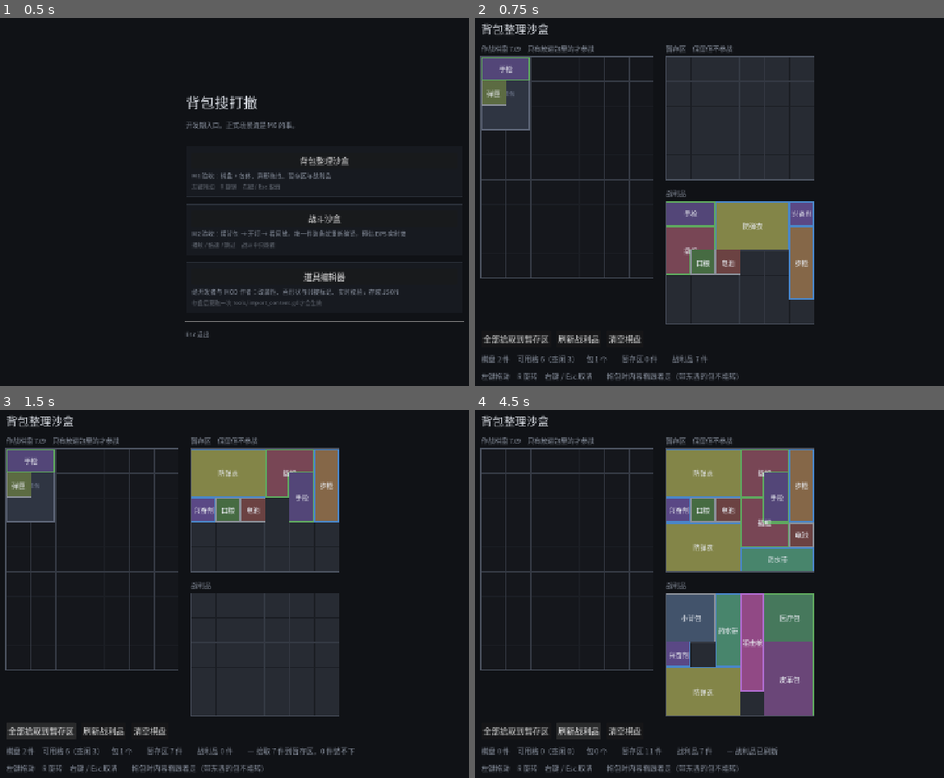
Above: before the commit, frames 1-4 (two rows, left to right).
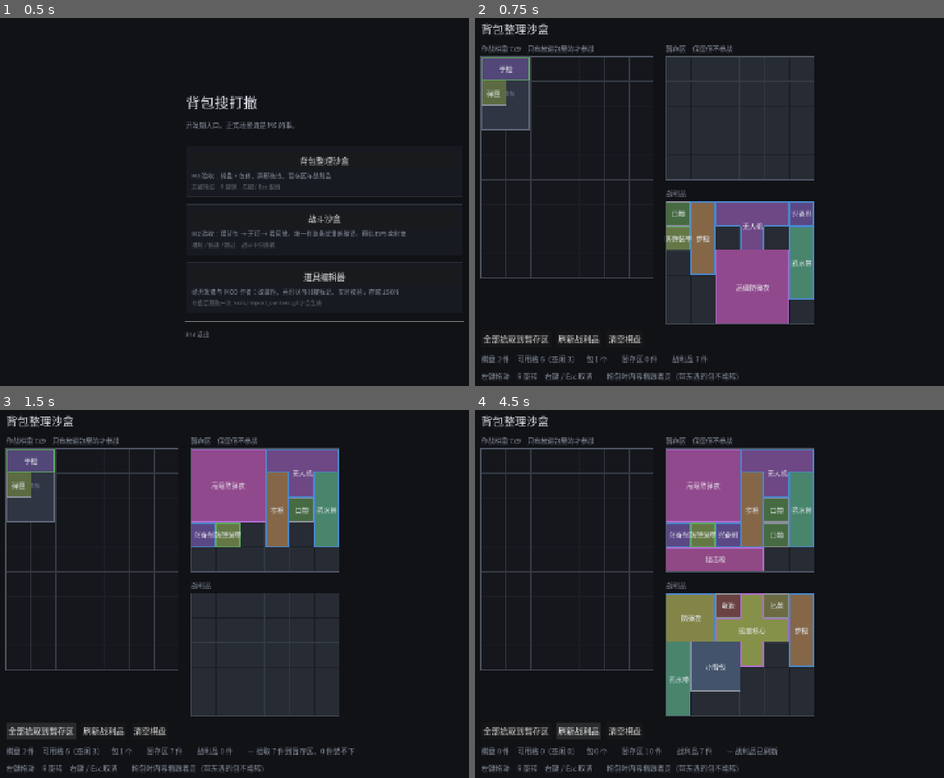
Above: after the commit, the same moments.

Repository: oZlUche/packsoudc
Game: Godot game, scene res://ui/launcher.tscn
Two runs of this game, one before a commit and one after it. Both use one fixed random seed, a clock stepped at 60 frames per second and the inputs below.
Inputs:
- Up to frame 1 (0.5 s): no input
- Up to frame 2 (0.75 s): click "背包整理沙盒" at 0.5 s
- Up to frame 3 (1.5 s): click "全部拾取到暂存区" at 1.25 s
- Up to frame 4 (4.5 s): click "刷新战利品" at 2 s; click "清空棋盘" at 2.75 s; click "全部拾取到暂存区" at 3.5 s; click "刷新战利品" at 4.25 s

Frame 1 is identical in both runs. In frame 2, 8.1% of the frame differs, in the area x 40-72%, y 49-84%; in frame 3, 7.5%; in frame 4, 20%, in the area x 37-73%, y 10-94%.

Commit message:
chore(data): 删除 data/shapes，给 bootstrap 脚本上锁，并入库内容改动
## 删 data/shapes

导入器产出的资产把形状内嵌在物品里，那个目录已经没人读了（确认过：
代码里只剩被取代的 gen_sample_items 还在写它）。17 个文件。

## 给两个 bootstrap 脚本上锁

gen_sample_items 与 gen_sample_combat 按代码里写死的表重写资产。内容管线
落地之后它们成了危险品：跑一下会把编辑器里配的东西整个冲掉，而且不声不响。

现在作者数据目录一旦有内容就拒绝运行，并说清正常流程是什么。真要重新
bootstrap，先清空 data/authoring/items（那才是内容的正本）。

gen_sample_items 也不再写 data/shapes，形状直接内嵌，与导入器产出一致。

## 编辑器测试改成只断言机制

原先写死「弹匣有两个增益格」，而 mag.json 被改成一个之后测试就红了。
这些用例跑在真实作者数据上，而那些数据是作者（包括 MOD 作者）随时会改的
—— 写死内容值意味着别人调个数就红一次，红得毫无信息量，最后只会被无视。

改为断言不变式：画板读到的与定义一致、画板上加的格子能回写、每件资产在
编辑器里都校验得过。顺带加了一条「画板改动回写」的正向用例。

这是同一个毛病的第二次（上一次是 test_item_assets 写死 17 件）。

## 内容改动入库

armor（去掉 max_hp 20）、mag（增益格改为只有上方一格）、新增 armor_plate
与 high_tier_armor，以及对应的 .tres。

978 项断言 / 15 个套件全绿。

Co-Authored-By: Claude Opus 5 <noreply@anthropic.com>

Diff:
--- a/data/authoring/items/armor.json
+++ b/data/authoring/items/armor.json
@@ -2,8 +2,8 @@
   "id": "armor",
   "display_name": "防弹衣",
   "shape": [
-    "111",
-    "111"
+    "11",
+    "11"
   ],
   "rarity": 2,
   "tags": [
@@ -11,8 +11,7 @@
   ],
   "combat": {
     "base_stats": {
-      "armor": 5.0,
-      "max_hp": 20.0
+      "armor": 5.0
     }
   }
 }
--- /dev/null
+++ b/data/authoring/items/armor_plate.json
@@ -0,0 +1,28 @@
+{
+  "id": "armor_plate",
+  "display_name": "防弹装甲",
+  "shape": [
+    "1"
+  ],
+  "rarity": 1,
+  "tags": [
+    "gear_plug"
+  ],
+  "adjacency": {
+    "grant_cells": [
+      [
+        0,
+        -1
+      ]
+    ],
+    "grant_filter": [
+      "gear"
+    ],
+    "grant_mods": [
+      {
+        "stat": "armor",
+        "flat": 1.0
+      }
+    ]
+  }
+}
--- /dev/null
+++ b/data/authoring/items/high_tier_armor.json
@@ -0,0 +1,18 @@
+{
+  "id": "high_tier_armor",
+  "display_name": "高级防弹衣",
+  "shape": [
+    "111",
+    "111",
+    "111"
+  ],
+  "rarity": 3,
+  "tags": [
+    "gear"
+  ],
+  "combat": {
+    "base_stats": {
+      "armor": 10.0
+    }
+  }
+}
--- a/data/authoring/items/mag.json
+++ b/data/authoring/items/mag.json
@@ -12,10 +12,6 @@
       [
         0,
         -1
-      ],
-      [
-        0,
-        1
       ]
     ],
     "grant_filter": [
--- a/data/items/armor.tres
+++ b/data/items/armor.tres
@@ -10,13 +10,12 @@
 [sub_resource type="Resource" id="Resource_11q3f"]
 script = ExtResource("3_xey43")
 base_stats = {
-"armor": 5.0,
-"max_hp": 20.0
+"armor": 5.0
 }
 
 [sub_resource type="Resource" id="Resource_pson6"]
 script = ExtResource("6_7c48c")
-cells = Array[Vector2i]([Vector2i(0, 0), Vector2i(1, 0), Vector2i(2, 0), Vector2i(0, 1), Vector2i(1, 1), Vector2i(2, 1)])
+cells = Array[Vector2i]([Vector2i(0, 0), Vector2i(1, 0), Vector2i(0, 1), Vector2i(1, 1)])
 
 [resource]
 script = ExtResource("5_1nnqv")
--- /dev/null
+++ b/data/items/armor_plate.tres
@@ -0,0 +1,30 @@
+[gd_resource type="Resource" script_class="ItemDef" format=3]
+
+[ext_resource type="Script" path="res://core/battle/stat_modifier.gd" id="1_8qsxs"]
+[ext_resource type="Script" path="res://core/battle/adjacency_profile.gd" id="2_xpbid"]
+[ext_resource type="Script" path="res://core/effects/effect.gd" id="3_ql0l1"]
+[ext_resource type="Script" path="res://core/inventory/item_def.gd" id="4_sc273"]
+[ext_resource type="Script" path="res://core/inventory/item_shape.gd" id="5_42m0y"]
+
+[sub_resource type="Resource" id="Resource_lu2is"]
+script = ExtResource("1_8qsxs")
+stat = &"armor"
+flat = 1.0
+
+[sub_resource type="Resource" id="Resource_fwolk"]
+script = ExtResource("2_xpbid")
+grant_cells = Array[Vector2i]([Vector2i(0, -1)])
+grant_filter = Array[StringName]([&"gear"])
+grant_mods = Array[ExtResource("1_8qsxs")]([SubResource("Resource_lu2is")])
+
+[sub_resource type="Resource" id="Resource_f6yif"]
+script = ExtResource("5_42m0y")
+
+[resource]
+script = ExtResource("4_sc273")
+id = &"armor_plate"
+display_name = "防弹装甲"
+shape = SubResource("Resource_f6yif")
+rarity = 1
+tags = Array[StringName]([&"gear_plug"])
+adjacency = SubResource("Resource_fwolk")
--- /dev/null
+++ b/data/items/high_tier_armor.tres
@@ -0,0 +1,27 @@
+[gd_resource type="Resource" script_class="ItemDef" format=3]
+
+[ext_resource type="Script" path="res://core/battle/stat_modifier.gd" id="1_wabh7"]
+[ext_resource type="Script" path="res://core/battle/ability_rule.gd" id="2_kh5es"]
+[ext_resource type="Script" path="res://core/battle/combat_profile.gd" id="3_1jwc3"]
+[ext_resource type="Script" path="res://core/effects/effect.gd" id="4_tnahu"]
+[ext_resource type="Script" path="res://core/inventory/item_def.gd" id="5_wjyer"]
+[ext_resource type="Script" path="res://core/inventory/item_shape.gd" id="6_n2308"]
+
+[sub_resource type="Resource" id="Resource_tnq1o"]
+script = ExtResource("3_1jwc3")
+base_stats = {
+"armor": 10.0
+}
+
+[sub_resource type="Resource" id="Resource_5rb47"]
+script = ExtResource("6_n2308")
+cells = Array[Vector2i]([Vector2i(0, 0), Vector2i(1, 0), Vector2i(2, 0), Vector2i(0, 1), Vector2i(1, 1), Vector2i(2, 1), Vector2i(0, 2), Vector2i(1, 2), Vector2i(2, 2)])
+
+[resource]
+script = ExtResource("5_wjyer")
+id = &"high_tier_armor"
+display_name = "高级防弹衣"
+shape = SubResource("Resource_5rb47")
+rarity = 3
+tags = Array[StringName]([&"gear"])
+combat = SubResource("Resource_tnq1o")
--- a/data/items/mag.tres
+++ b/data/items/mag.tres
@@ -13,7 +13,7 @@
 
 [sub_resource type="Resource" id="Resource_q5mjt"]
 script = ExtResource("2_j804i")
-grant_cells = Array[Vector2i]([Vector2i(0, -1), Vector2i(0, 1)])
+grant_cells = Array[Vector2i]([Vector2i(0, -1)])
 grant_filter = Array[StringName]([&"weapon"])
 grant_mods = Array[ExtResource("1_j38e5")]([SubResource("Resource_u4fbs")])
 
--- a/data/shapes/armor.tres
+++ /dev/null
@@ -1,7 +0,0 @@
-[gd_resource type="Resource" script_class="ItemShape" format=3]
-
-[ext_resource type="Script" path="res://core/inventory/item_shape.gd" id="1_4xt12"]
-
-[resource]
-script = ExtResource("1_4xt12")
-cells = Array[Vector2i]([Vector2i(0, 0), Vector2i(1, 0), Vector2i(2, 0), Vector2i(0, 1), Vector2i(1, 1), Vector2i(2, 1)])
--- a/data/shapes/bag_leather.tres
+++ /dev/null
@@ -1,7 +0,0 @@
-[gd_resource type="Resource" script_class="ItemShape" format=3]
-
-[ext_resource type="Script" path="res://core/inventory/item_shape.gd" id="1_bqepr"]
-
-[resource]
-script = ExtResource("1_bqepr")
-cells = Array[Vector2i]([Vector2i(0, 0), Vector2i(1, 0), Vector2i(0, 1), Vector2i(1, 1), Vector2i(0, 2), Vector2i(1, 2)])
--- a/data/shapes/bag_long.tres
+++ /dev/null
@@ -1,7 +0,0 @@
-[gd_resource type="Resource" script_class="ItemShape" format=3]
-
-[ext_resource type="Script" path="res://core/inventory/item_shape.gd" id="1_c84vg"]
-
-[resource]
-script = ExtResource("1_c84vg")
-cells = Array[Vector2i]([Vector2i(0, 0), Vector2i(1, 0), Vector2i(2, 0), Vector2i(3, 0)])
--- a/data/shapes/bag_small.tres
+++ /dev/null
@@ -1,7 +0,0 @@
-[gd_resource type="Resource" script_class="ItemShape" format=3]
-
-[ext_resource type="Script" path="res://core/inventory/item_shape.gd" id="1_h2tq0"]
-
-[resource]
-script = ExtResource("1_h2tq0")
-cells = Array[Vector2i]([Vector2i(0, 0), Vector2i(1, 0), Vector2i(0, 1), Vector2i(1, 1)])
--- a/data/shapes/battery.tres
+++ /dev/null
@@ -1,6 +0,0 @@
-[gd_resource type="Resource" script_class="ItemShape" format=3]
-
-[ext_resource type="Script" path="res://core/inventory/item_shape.gd" id="1_pyvlu"]
-
-[resource]
-script = ExtResource("1_pyvlu")
--- a/data/shapes/belt_potion.tres
+++ /dev/null
@@ -1,7 +0,0 @@
-[gd_resource type="Resource" script_class="ItemShape" format=3]
-
-[ext_resource type="Script" path="res://core/inventory/item_shape.gd" id="1_do08y"]
-
-[resource]
-script = ExtResource("1_do08y")
-cells = Array[Vector2i]([Vector2i(0, 0), Vector2i(0, 1), Vector2i(0, 2)])
--- a/data/shapes/core.tres
+++ /dev/null
@@ -1,7 +0,0 @@
-[gd_resource type="Resource" script_class="ItemShape" format=3]
-
-[ext_resource type="Script" path="res://core/inventory/item_shape.gd" id="1_72ro2"]
-
-[resource]
-script = ExtResource("1_72ro2")
-cells = Array[Vector2i]([Vector2i(1, 0), Vector2i(0, 1), Vector2i(1, 1), Vector2i(2, 1), Vector2i(1, 2)])
--- a/data/shapes/crowbar.tres
+++ /dev/null
@@ -1,7 +0,0 @@
-[gd_resource type="Resource" script_class="ItemShape" format=3]
-
-[ext_resource type="Script" path="res://core/inventory/item_shape.gd" id="1_4f7rv"]
-
-[resource]
-script = ExtResource("1_4f7rv")
-cells = Array[Vector2i]([Vector2i(0, 0), Vector2i(1, 0), Vector2i(0, 1)])
--- a/data/shapes/drone.tres
+++ /dev/null
@@ -1,7 +0,0 @@
-[gd_resource type="Resource" script_class="ItemShape" format=3]
-
-[ext_resource type="Script" path="res://core/inventory/item_shape.gd" id="1_hxwyw"]
-
-[resource]
-script = ExtResource("1_hxwyw")
-cells = Array[Vector2i]([Vector2i(0, 0), Vector2i(1, 0), Vector2i(2, 0), Vector2i(1, 1)])
--- a/data/shapes/knife.tres
+++ /dev/null
@@ -1,6 +0,0 @@
-[gd_resource type="Resource" script_class="ItemShape" format=3]
-
-[ext_resource type="Script" path="res://core/inventory/item_shape.gd" id="1_dqgk4"]
-
-[resource]
-script = ExtResource("1_dqgk4")
--- a/data/shapes/mag.tres
+++ /dev/null
@@ -1,6 +0,0 @@
-[gd_resource type="Resource" script_class="ItemShape" format=3]
-
-[ext_resource type="Script" path="res://core/inventory/item_shape.gd" id="1_efjgb"]
-
-[resource]
-script = ExtResource("1_efjgb")
--- a/data/shapes/medkit.tres
+++ /dev/null
@@ -1,7 +0,0 @@
-[gd_resource type="Resource" script_class="ItemShape" format=3]
-
-[ext_resource type="Script" path="res://core/inventory/item_shape.gd" id="1_i68v1"]
-
-[resource]
-script = ExtResource("1_i68v1")
-cells = Array[Vector2i]([Vector2i(0, 0), Vector2i(1, 0), Vector2i(0, 1), Vector2i(1, 1)])
--- a/data/shapes/pistol.tres
+++ /dev/null
@@ -1,7 +0,0 @@
-[gd_resource type="Resource" script_class="ItemShape" format=3]
-
-[ext_resource type="Script" path="res://core/inventory/item_shape.gd" id="1_a3am4"]
-
-[resource]
-script = ExtResource("1_a3am4")
-cells = Array[Vector2i]([Vector2i(0, 0), Vector2i(1, 0)])
--- a/data/shapes/ration.tres
+++ /dev/null
@@ -1,6 +0,0 @@
-[gd_resource type="Resource" script_class="ItemShape" format=3]
-
-[ext_resource type="Script" path="res://core/inventory/item_shape.gd" id="1_bpkpw"]
-
-[resource]
-script = ExtResource("1_bpkpw")
--- a/data/shapes/rifle.tres
+++ /dev/null
@@ -1,7 +0,0 @@
-[gd_resource type="Resource" script_class="ItemShape" format=3]
-
-[ext_resource type="Script" path="res://core/inventory/item_shape.gd" id="1_qt8yo"]
-
-[resource]
-script = ExtResource("1_qt8yo")
-cells = Array[Vector2i]([Vector2i(0, 0), Vector2i(0, 1), Vector2i(0, 2)])
--- a/data/shapes/sniper.tres
+++ /dev/null
@@ -1,7 +0,0 @@
-[gd_resource type="Resource" script_class="ItemShape" format=3]
-
-[ext_resource type="Script" path="res://core/inventory/item_shape.gd" id="1_vcvk0"]
-
-[resource]
-script = ExtResource("1_vcvk0")
-cells = Array[Vector2i]([Vector2i(0, 0), Vector2i(0, 1), Vector2i(0, 2), Vector2i(0, 3)])
--- a/data/shapes/stim.tres
+++ /dev/null
@@ -1,6 +0,0 @@
-[gd_resource type="Resource" script_class="ItemShape" format=3]
-
-[ext_resource type="Script" path="res://core/inventory/item_shape.gd" id="1_rpoli"]
-
-[resource]
-script = ExtResource("1_rpoli")
--- a/tests/test_content_editor.gd
+++ b/tests/test_content_editor.gd
@@ -1,11 +1,29 @@
-## 道具编辑器的草稿缓存（架构文档 10.5）。
+## 道具编辑器的草稿缓存与基本可用性（架构文档 10.5）。
 ##
 ## 这一组用 `frame_` 前缀：编辑器要进场景树才活得起来，
 ## 而 `_ready` 得等进入帧循环才派发 —— 在 `_initialize` 里 add_child 之后立刻用，
 ## 控件全是 null（踩过一次）。
+##
+## [b]断言只针对机制，不针对内容。[/b] 这些用例跑在 `data/authoring` 里的真实数据上，
+## 而那些数据是作者（包括 MOD 作者）随时会改的。写死「弹匣有两个增益格」
+## 意味着别人调一下数值，测试就红一次 —— 红得毫无信息量，最后只会被无视。
+## 所以这里断言的是「画板拿到的和定义里的一致」这种不变式。
 extends RefCounted
 
 const SCENE := "res://ui/editor/content_editor.tscn"
+
+
+## 找一件带邻接标记的道具；没有就返回空
+static func _first_with_adjacency(ed) -> String:
+	for id in ed._ids:
+		var path := ContentPaths.authoring_file("items", id)
+		var parsed = JSON.parse_string(FileAccess.get_file_as_string(path))
+		if not (parsed is Dictionary):
+			continue
+		var adj = (parsed as Dictionary).get("adjacency", null)
+		if adj is Dictionary and (adj.has("grant_cells") or adj.has("receive_cells")):
+			return id
+	return ""
 
 
 static func frame_run_drafts(t: TestCase, root: Window) -> void:
@@ -14,47 +32,53 @@
 	var ed = load(SCENE).instantiate()
 	root.add_child(ed)
 
-	# 盘上得有东西可切，否则这组用例没有意义
 	if ed._ids.size() < 2:
 		t.check(false, "data/authoring/items 里至少要有两件道具才能测切换")
 		ed.queue_free()
 		return
 
+	var first: String = ed._ids[0]
+	var second: String = ed._ids[1]
+
 	# --- 刚打开的不该算改过 ---
-	ed._open("mag")
-	t.eq(ed._def.display_name, "弹匣", "打开 mag")
+	ed._open(first)
+	var original: String = ed._def.display_name
 	t.eq(ed._drafts.size(), 0,
 		"刚从盘上读进来不算改过 —— 基准必须在 _bind 之前写好，否则一打开就是脏的")
 
 	# --- 改了就进草稿，列表上有标记 ---
-	ed._def.display_name = "改过的弹匣"
+	ed._def.display_name = original + "（改过）"
 	ed._refresh()
 	t.eq(ed._drafts.size(), 1, "改动进了草稿")
-	t.check(ed._list.get_item_text(ed._ids.find("mag")).begins_with("●"),
+	t.check(ed._list.get_item_text(ed._ids.find(first)).begins_with("●"),
 		"列表上打了标记，作者不必靠记忆")
 
 	# --- 切走再切回来，改动还在。这是这套机制存在的全部理由 ---
-	ed._open("pistol")
-	t.eq(ed._def.display_name, "手枪", "切到别的道具")
+	ed._open(second)
+	t.eq(ed._current_id, second, "切到了另一件")
 	t.eq(ed._drafts.size(), 1, "切走之后草稿仍在")
-	ed._open("mag")
-	t.eq(ed._def.display_name, "改过的弹匣", "**切回来改动还在**")
+	ed._open(first)
+	t.eq(ed._def.display_name, original + "（改过）", "**切回来改动还在**")
 
 	# --- 改回原样，草稿自动撤掉 ---
-	ed._def.display_name = "弹匣"
+	ed._def.display_name = original
 	ed._refresh()
 	t.eq(ed._drafts.size(), 0, "改回去就不算改过了，标记也该消失")
-	ed._open("pistol")
-	ed._open("mag")
-	t.eq(ed._def.display_name, "弹匣", "没有草稿时从盘上读")
+	ed._open(second)
+	ed._open(first)
+	t.eq(ed._def.display_name, original, "没有草稿时从盘上读")
 
 	# --- 放弃改动 ---
-	ed._def.display_name = "又改了"
+	ed._def.display_name = "临时的名字"
 	ed._refresh()
 	t.eq(ed._drafts.size(), 1, "又改了一次")
 	ed._on_discard()
 	t.eq(ed._drafts.size(), 0, "放弃改动清掉了草稿")
-	t.eq(ed._def.display_name, "弹匣", "并从盘上重读")
+	t.eq(ed._def.display_name, original, "并从盘上重读")
+
+	# --- 新建的道具也算草稿（它还没有盘上的对应物）---
+	ed._new_item()
+	t.check(ed._drafts.has("new_item"), "没存过的新道具也标成未保存")
 
 	ed.queue_free()
 
@@ -69,14 +93,44 @@
 	t.check(ed._def != null, "开场自动打开了一件")
 
 	# 校验走的就是导入器 —— 界面说没问题，命令行就一定过得去
-	ed._open("mag")
-	t.check(ed._validate().ok(), "现有资产在编辑器里校验通过")
+	for id in ed._ids:
+		ed._open(id)
+		var report: ImportReport = ed._validate()
+		t.check(report.ok(), "%s 在编辑器里校验通过：%s" % [id, report.to_text()])
 
-	# 画板真的拿到了邻接标记
-	t.eq(ed._shape.grant_cells().size(), 2, "弹匣的两个增益格画在了网格上")
-
-	# 存出来的 JSON 与导出器一致
+	# JSON 预览就是将要写盘的内容
 	t.eq(ed._preview.text, ContentExporter.to_json(ContentExporter.export_item(ed._def)),
-		"JSON 预览就是将要写盘的内容")
+		"JSON 预览与导出器一致")
 
 	ed.queue_free()
+
+
+static func frame_run_shape_painter(t: TestCase, root: Window) -> void:
+	t.begin("编辑器 · 画板与定义一致")
+
+	var ed = load(SCENE).instantiate()
+	root.add_child(ed)
+
+	var id := _first_with_adjacency(ed)
+	if id == "":
+		t.check(true, "（现有内容里没有带邻接标记的道具，跳过）")
+		ed.queue_free()
+		return
+
+	ed._open(id)
+	t.check(ed._def.adjacency != null, "%s 有邻接定义" % id)
+	t.eq(ed._shape.grant_cells(), ed._def.adjacency.grant_cells,
+		"画板读到的增益格与定义一致")
+	t.eq(ed._shape.receive_cells(), ed._def.adjacency.receive_cells,
+		"画板读到的受益格与定义一致")
+	t.eq(ed._shape.to_bits(), ed._def.shape.to_bits(), "画板读到的形状与定义一致")
+
+	# 在画板上加一格，要能回写到定义里
+	var before: int = ed._def.adjacency.grant_cells.size()
+	ed._shape.layer = ShapeEditor.Layer.GRANT
+	ed._shape._grant[Vector2i(0, -3)] = true
+	ed._refresh()
+	t.eq(ed._def.adjacency.grant_cells.size(), before + 1, "画板上加的格子回写进了定义")
+	t.check(ed._def.adjacency.grant_cells.has(Vector2i(0, -3)), "回写的就是那一格")
+
+	ed.queue_free()
--- a/tools/gen_sample_combat.gd
+++ b/tools/gen_sample_combat.gd
@@ -15,6 +15,9 @@
 
 
 func run() -> void:
+	if _blocked_by_authoring():
+		finish(1)
+		return
 	var count := 0
 	for id in _combat_ids():
 		var path := "%s/%s.tres" % [ITEM_DIR, id]
@@ -200,3 +203,21 @@
 
 		"drone":
 			def.combat = _profile({"damage": 6.0}, [_weapon_rule(2.5, &"power", 10.0)])
+
+## 内容管线落地之后，这个脚本就成了危险品：它按代码里写死的表重写资产，
+## 会把作者在编辑器里配的东西**整个冲掉**，而且不声不响。
+##
+## 所以先拦一道：作者数据目录一旦有内容，就拒绝运行。
+## 真要重新 bootstrap，先把 data/authoring/items 清空（那才是内容的正本）。
+func _blocked_by_authoring() -> bool:
+	var dir := DirAccess.open(ContentPaths.AUTHORING_ITEMS)
+	if dir == null:
+		return false
+	for f in dir.get_files():
+		if f.ends_with(".json"):
+			print("")
+			print("拒绝运行：%s 下已经有作者数据了。" % ContentPaths.AUTHORING_ITEMS)
+			print("这个脚本会按代码里写死的表重写资产，把编辑器里配的内容冲掉。")
+			print("正常流程是改 JSON（或用编辑器）再跑 tools/import_content.gd。")
+			return true
+	return false
--- a/tools/gen_sample_items.gd
+++ b/tools/gen_sample_items.gd
@@ -7,8 +7,7 @@
 ## 这些是开发期占位内容，正式内容确定后可以直接在编辑器里改这些 .tres。
 extends CliTool
 
-const SHAPE_DIR := "res://data/shapes"
-const ITEM_DIR := "res://data/items"
+const ITEM_DIR := ContentPaths.ITEMS
 
 const ITEMS: Array[Dictionary] = [
 	# —— 包体：棋盘上的可用区来自它们 ——
@@ -41,24 +40,22 @@
 
 
 func run() -> void:
-	_ensure_dir(SHAPE_DIR)
+	if _blocked_by_authoring():
+		finish(1)
+		return
 	_ensure_dir(ITEM_DIR)
 
 	var count := 0
 	for row in ITEMS:
 		var id: String = row["id"]
 
-		var shape := ItemShape.from_bits(row["bits"])
-		var shape_path := "%s/%s.tres" % [SHAPE_DIR, id]
-		if ResourceSaver.save(shape, shape_path) != OK:
-			push_error("保存形状失败: " + shape_path)
-			finish(1)
-			return
-
+		# 形状内嵌在物品资产里，不再单独存一份。
+		# 曾经 data/shapes/*.tres 是外链的，但导入器产出的资产一律内嵌，
+		# 那个目录于是没人读了，已删。
 		var def := ItemDef.new()
 		def.id = StringName(id)
 		def.display_name = row["name"]
-		def.shape = load(shape_path)
+		def.shape = ItemShape.from_bits(row["bits"])
 		def.rarity = row.get("rarity", 0)
 		def.is_bag = row.get("bag", false)
 		def.tags = _string_names(row.get("tags", []))
@@ -71,7 +68,7 @@
 			return
 		count += 1
 
-	print("已生成 %d 组形状与物品定义" % count)
+	print("已生成 %d 个物品定义" % count)
 	finish(0)
 
 
@@ -85,3 +82,21 @@
 func _ensure_dir(path: String) -> void:
 	if not DirAccess.dir_exists_absolute(path):
 		DirAccess.make_dir_recursive_absolute(path)
+
+## 内容管线落地之后，这个脚本就成了危险品：它按代码里写死的表重写资产，
+## 会把作者在编辑器里配的东西**整个冲掉**，而且不声不响。
+##
+## 所以先拦一道：作者数据目录一旦有内容，就拒绝运行。
+## 真要重新 bootstrap，先把 data/authoring/items 清空（那才是内容的正本）。
+func _blocked_by_authoring() -> bool:
+	var dir := DirAccess.open(ContentPaths.AUTHORING_ITEMS)
+	if dir == null:
+		return false
+	for f in dir.get_files():
+		if f.ends_with(".json"):
+			print("")
+			print("拒绝运行：%s 下已经有作者数据了。" % ContentPaths.AUTHORING_ITEMS)
+			print("这个脚本会按代码里写死的表重写资产，把编辑器里配的内容冲掉。")
+			print("正常流程是改 JSON（或用编辑器）再跑 tools/import_content.gd。")
+			return true
+	return false
Not shown, changed: docs/architecture.md
